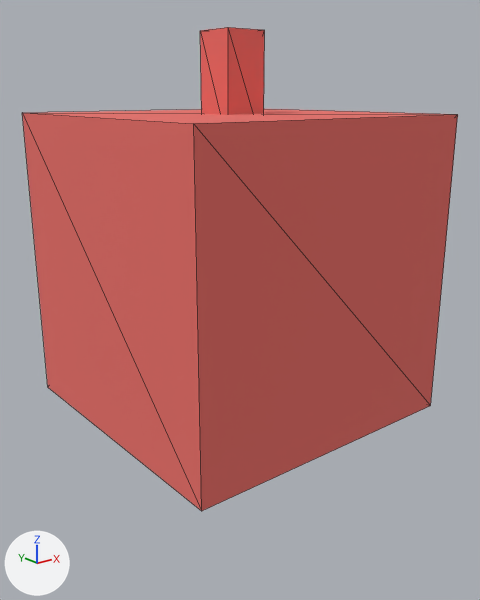
Two versions of the glTF model models/items/apple/model.gltf, one commit apart.
The view is the same before and after, from a 50 mm camera at (-0.385, -0.492, 0.279) aimed at (0.001, -0.01, 0.086). Every picture has the same lights, and +X, +Y and +Z are marked at lower left. The first picture is the older version. Mesh edges are drawn as thin lines. Vertices at exactly the same position are counted once.

The first picture shows 'apple'.
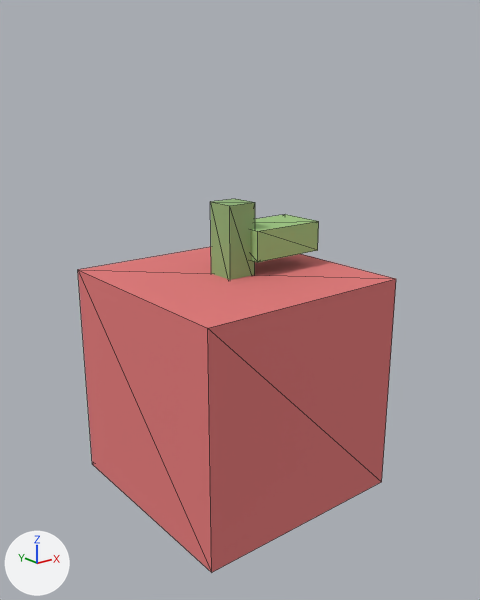
What the commit changed:
Material 'stem' (mat_stem) is new.
Its base color is (0.282, 0.471, 0.188) (green #91b778).
Its roughness is 0.95.
Material 'accent' (mat_accent) is new.
Its base color is (0.863, 0.314, 0.282) (pink #ef9891).
Its metallic is 0.05.
Its roughness is 0.95.
Material 'leaf' (mat_leaf) is new.
Its base color is (0.345, 0.58, 0.22) (green #9fc881).
Its roughness is 0.95.
me_apple is used by ob_apple; location (0.0, 0.0, 0.0).
me_apple had 16 vertices, 24 faces and spanned x -0.14..0.14, y -0.14..0.14, z -0.02..0.33.
me_apple now has 32 vertices, 48 faces and spans x -0.11..0.11, y -0.11..0.11, z -0.11..0.18.
me_apple part 1: a new loose piece, a box spanning x -0.11..0.11, y -0.11..0.11, z -0.11..0.11, in mat_body (its picture is missing).
me_apple part 2: a new loose piece, a box spanning x -0.015..0.015, y -0.015..0.015, z 0.1..0.18, in mat_stem (green #91b778).
me_apple part 3: a new loose piece, a box spanning x 0.01..0.09, y -0.025..0.025, z 0.125..0.155, in mat_leaf (green #9fc881).
me_apple part 4: the loose piece of 8 vertices spanning x -0.14..0.14, y -0.14..0.14, z -0.02..0.26 is deleted.
me_apple part 5: the loose piece of 8 vertices spanning x -0.02..0.02, y -0.02..0.02, z 0.23..0.33 is deleted.
Other edits to the shape of me_apple do not show in these pictures.
me_apple gains material mat_stem (green #91b778).
me_apple gains material mat_leaf (green #9fc881).
me_apple gains material mat_accent (pink #ef9891).

Where the change shows, as pixel boxes [x1, y1, x2, y2] in the pictures (480 x 600 px):
'apple', reshaped (27% narrower, 23% shorter)
    before: [22, 27, 458, 511]
    after: [78, 199, 396, 573]
part 1 of me_apple, added (pink)
    after: [78, 247, 396, 573]
part 2 of me_apple, added (green)
    after: [210, 199, 255, 280]
part 3 of me_apple, added (green)
    after: [251, 214, 319, 262]
part 4 of me_apple, deleted
    before: [22, 109, 458, 511]
part 5 of me_apple, deleted
    before: [200, 27, 265, 115]
